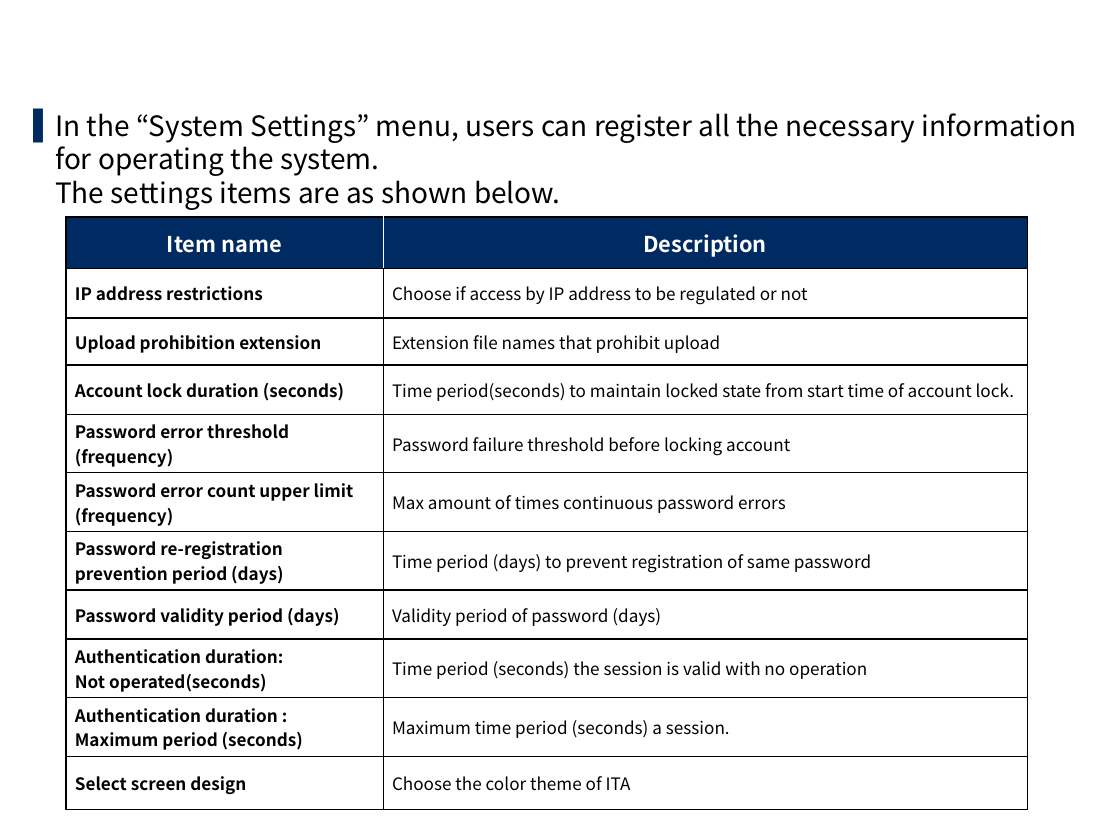
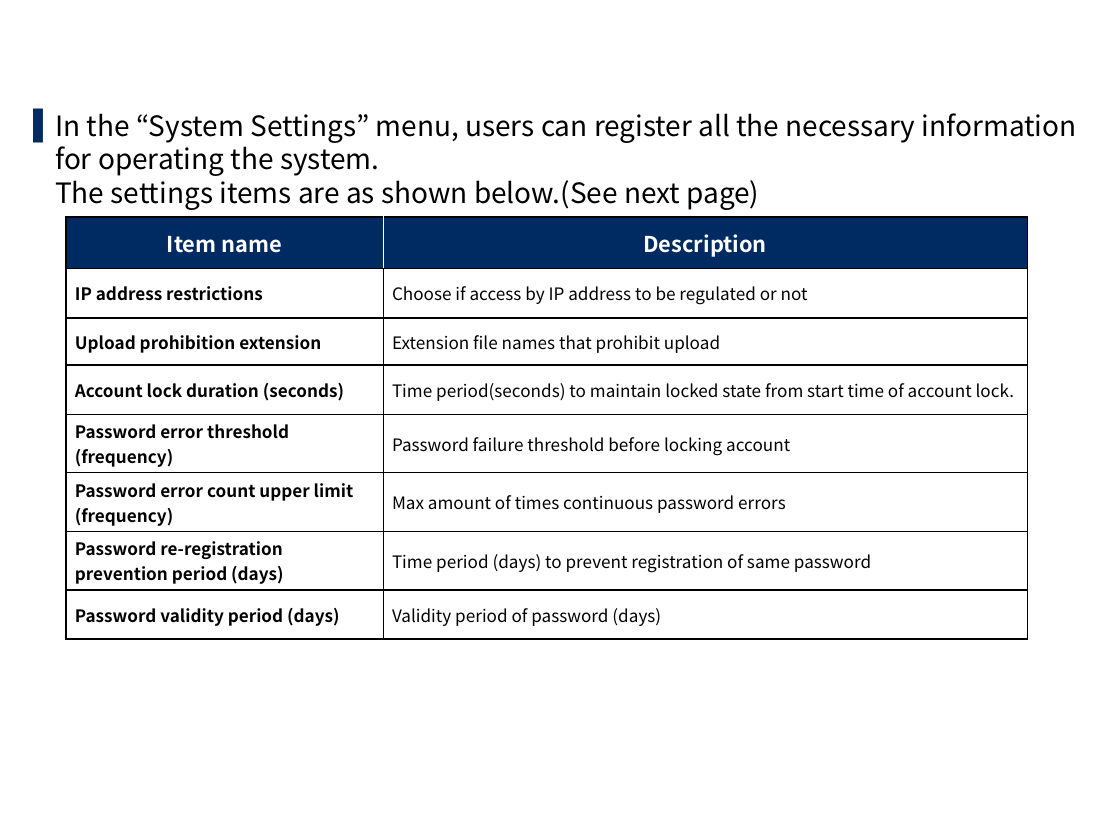
Before and after one commit to exastro-suite/it-automation-docs, a slide deck: slide 6 of asset/Learn/ITA-base_classroom_lecture_EN.pptx. Drawn at 1120x840 pixels with LibreOffice and Linux fonts; fonts in the diff are those of the drawing; background and template pictures are left out. Boxes give left, top, right and bottom in pixels: in the first picture for what was removed or moved away, otherwise in the second. Text is boxed around its words. In the diff, an @@ line names an element or a change of style, - is before the commit and + after.

```diff
--- a/asset/Learn/ITA-base_classroom_lecture_EN.pptx
+++ b/asset/Learn/ITA-base_classroom_lecture_EN.pptx
@@ text at (55, 113, 1077, 210): text changed @@
-▌ In the “System Settings” menu, users can register all the necessary information for operating the system.
-  The settings items are as shown below.
+▌ In the “System Settings” menu, users can register all the necessary information for operating the system.
+  The settings items are as shown below.(See next page)
@@ table at (66, 217, 1027, 630) @@
-row 9: Authentication duration: Not operated(seconds) | Time period (seconds) the session is valid with no operation
-row 10: Authentication duration : Maximum period (seconds) | Maximum time period (seconds) a session.
-row 11: Select screen design | Choose the color theme of ITA
```
Also in this commit, not shown: 2 other slides changed, 4 other files.
